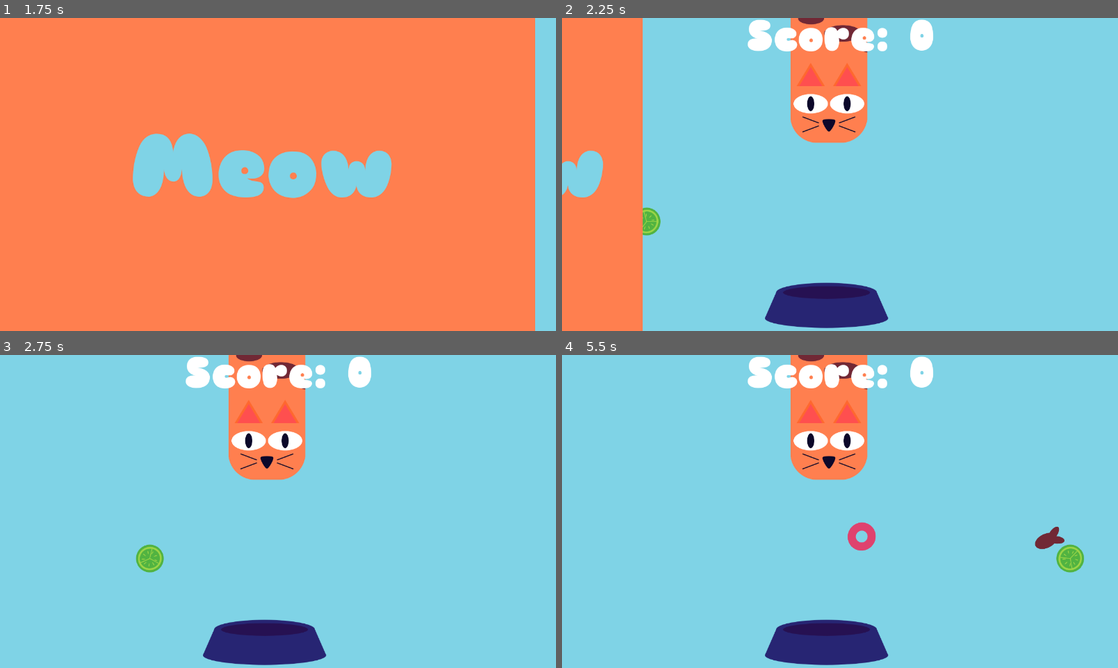
Above: before the commit, frames 1-4 (two rows, left to right).
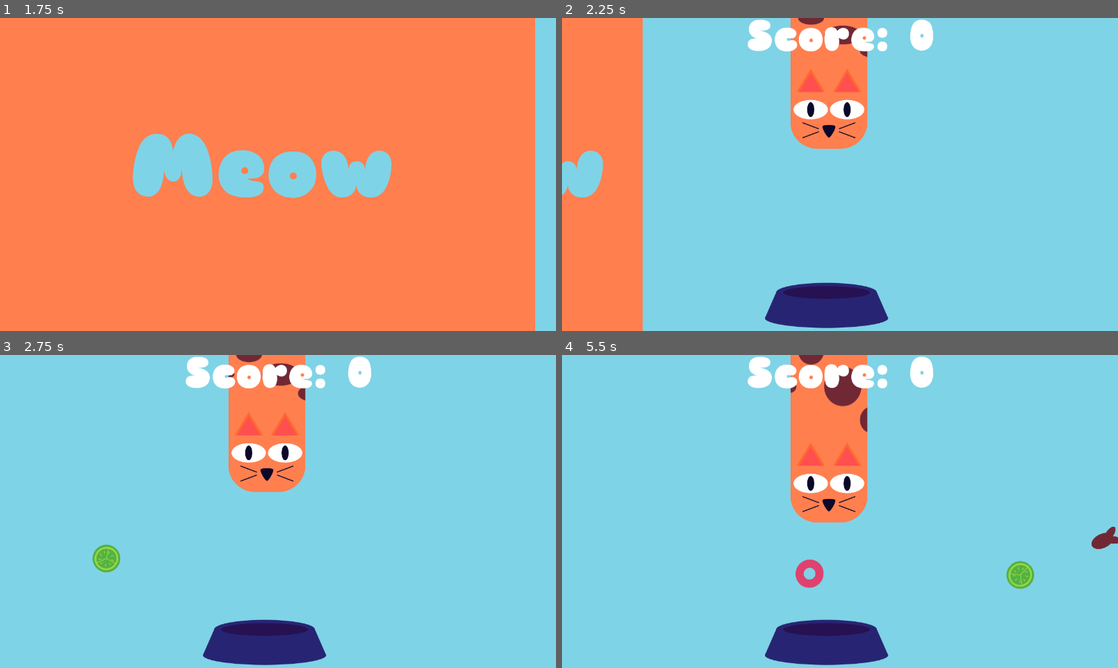
Above: after the commit, the same moments.

Repository: alexbernachi/GMTK-Game-Jam
Game: Godot game, scene res://scene/title_screen.tscn
Same seed, same stepped clock (60 frames per second), same inputs: the game is played once before the commit and once after it. Sound files missing from this copy of the repository are replaced by a short silence.
Inputs:
- Up to frame 1 (1.75 s): click "Meow" at 0.5 s; click "Credit" at 1.25 s
- Up to frame 2 (2.25 s): hold S (Decrease) from 2.03 s (still down)
- Up to frame 3 (2.75 s): keep holding S (Decrease); tap W (Increase) at 2.3 s
- Up to frame 4 (5.5 s): release S (Decrease) at 2.78 s; tap W (Increase) at 2.85, 3.8, 4.35, 5.3 s; tap S (Decrease) at 3.05, 4.55 s; hold S (Decrease) 3.53-4.28 s; hold S (Decrease) from 5.03 s (still down)

Frame 1 is identical in both runs. In frame 2, 1.8% of the frame differs, in the area x 14-55%, y 0-70%; in frame 3, 3.1%; in frame 4, 5.8%, in the area x 41-100%, y 0-75%.

Commit message:
1.0.12
add stretch sound effect for stretching
fix spawn point, now spawn outside
fix and clear some credits

Diff:
--- a/default_bus_layout.tres
+++ b/default_bus_layout.tres
@@ -1,6 +1,7 @@
 [gd_resource type="AudioBusLayout" format=3 uid="uid://137y2immidy7"]
 
 [resource]
+bus/0/send = &"New Bus"
 bus/1/name = &"Music"
 bus/1/solo = false
 bus/1/mute = false
--- a/project.godot
+++ b/project.godot
@@ -11,6 +11,7 @@
 [application]
 
 config/name="Cat Food Nab"
+config/version="1.2"
 run/main_scene="res://scene/title_screen.tscn"
 config/features=PackedStringArray("4.3", "GL Compatibility")
 config/icon="res://icon.svg"
@@ -26,6 +27,8 @@
 window/size/viewport_width=1280
 window/size/viewport_height=720
 window/stretch/mode="viewport"
+mouse_cursor/icon="res://icon.svg"
+mouse_cursor/version=""
 
 [input]
 
--- a/scene/credit.tscn
+++ b/scene/credit.tscn
@@ -54,23 +54,31 @@
 Developed by Galaxmii
 
 Color Pallette:
-Florentine24
+\"Florentine24\" - Haboo
+(Lospec.com)
 
 Sound Effect:
-Pixabay
+\"OneHmm-question.wav\" - esperar
+\"catmeow1\" - Yoyodaman234
+\"cat meow\" - tuberatanka
+\"carrotnom\" - j1987
+\"Cat Call (Meow)\" - Jofae
+(Pixabay.com)
 
 Music:
-\"ordinary (loop) -minimal piano\"
-HarumachiMusic
+\"ordinary (loop) -minimal piano\" - HarumachiMusic
+(Pixabay.com)
 
 Font:
-\"Sniglet\"
-The League of Moveable Type
+\"Sniglet\" - The League of Moveable Type
+(Font-collector.com)
 
 Also, Special Thank for help:
 Joybotics
 Ahoyitme
-Adscomics"
+Adscomics
+
+"
 horizontal_alignment = 1
 
 [node name="MarginContainer2" type="MarginContainer" parent="VBoxContainer"]
--- a/scene/player.gd
+++ b/scene/player.gd
@@ -5,12 +5,29 @@
 
 @onready var sprite_2d: Sprite2D = $Sprite2D
 
+@onready var stretch_audio = $StretchAudio
+@onready var de_stretch_audio = $DeStretchAudio
+
+
 @export var speed: float
+
+#region for value of cat
+# Col_position mean the Y_axis collision position
+# Spr_position mean the Y_axis of Cat head position
+# Icon_Scale mean the the Scale of Y_axis of cat body to stretch
 
 @export var Max_Col_position: float = -675.375
 @export var Max_Spr_position: float = -1024.5
 @export var Max_Icon_Scale: float = 6.34199
 
+@export var Min_Col_position = -25.375
+@export var Min_Spr_position = -374.5
+@export var Min_Icon_Scale = 1.142
+
+@export var Max_time_duration: float = 0.0
+@export var Min_time_duration: float = 0.0
+
+#endregion
 var Game_Over: bool = false
 
 func _ready() -> void:
@@ -21,23 +38,42 @@
 	if Game_Over:
 		return
 
+	var tween = create_tween()
+	tween.set_parallel(true)
+
 	if Input.is_action_pressed("Increase"):
-		sprite_2d.position.y -= speed
-		icon.scale.y += 0.2
-		collision_shape_2d.position.y -= speed
+		if Input.is_action_just_pressed("Increase"):
+			stretch_audio.playing = true
+		de_stretch_audio.playing = false
+		tween.tween_property(collision_shape_2d, "position:y", Max_Col_position, Max_time_duration).set_ease(Tween.EASE_IN)
+		tween.tween_property(sprite_2d, "position:y", Max_Spr_position, Max_time_duration).set_ease(Tween.EASE_IN)
+		tween.tween_property(icon, "scale:y", Max_Icon_Scale, Max_time_duration).set_ease(Tween.EASE_IN)
 
-	if Input.is_action_pressed("Decrease") and icon.scale.y > 1:
-		#scale.y -= 0.2
-		sprite_2d.position.y += speed
-		icon.scale.y -= 0.2
-		collision_shape_2d.position.y += speed
-		if icon.scale.y < 1:
-			icon.scale.y = 1
+	else:
+		if Input.is_action_just_released("Increase"):
+			de_stretch_audio.playing = true
+		stretch_audio.playing = false
+		tween.tween_property(collision_shape_2d, "position:y", Min_Col_position, Min_time_duration).set_ease(Tween.EASE_OUT)
+		tween.tween_property(sprite_2d, "position:y", Min_Spr_position, Min_time_duration).set_ease(Tween.EASE_OUT)
+		tween.tween_property(icon, "scale:y", Min_Icon_Scale, Min_time_duration).set_ease(Tween.EASE_OUT)
 
-	if sprite_2d.position.y < Max_Spr_position:
-		sprite_2d.position.y = Max_Spr_position
-		collision_shape_2d.position.y = Max_Col_position
-		icon.scale.y = Max_Icon_Scale
+	#if Input.is_action_pressed("Increase"):
+		#sprite_2d.position.y -= speed
+		#icon.scale.y += 0.2
+		#collision_shape_2d.position.y -= speed
+#
+	#if Input.is_action_pressed("Decrease") and icon.scale.y > 1:
+		##scale.y -= 0.2
+		#sprite_2d.position.y += speed
+		#icon.scale.y -= 0.2
+		#collision_shape_2d.position.y += speed
+		#if icon.scale.y < 1:
+			#icon.scale.y = 1
+	#
+	#if sprite_2d.position.y < Max_Spr_position:
+		#sprite_2d.position.y = Max_Spr_position
+		#collision_shape_2d.position.y = Max_Col_position
+		#icon.scale.y = Max_Icon_Scale
 		pass
 
 func Update_Lose():
--- a/scene/player.tscn
+++ b/scene/player.tscn
@@ -1,7 +1,9 @@
-[gd_scene load_steps=4 format=3 uid="uid://c1hpkvp1c7ap2"]
+[gd_scene load_steps=6 format=3 uid="uid://c1hpkvp1c7ap2"]
 
 [ext_resource type="Script" path="res://scene/player.gd" id="1_270p3"]
 [ext_resource type="Texture2D" uid="uid://c815cm0lmy3s6" path="res://Asset/SVG/Kitty.svg" id="2_dl1jl"]
+[ext_resource type="AudioStream" uid="uid://cqbuc1mht21ny" path="res://Asset/Sound/onehmm-questionwav.wav" id="3_bgq6j"]
+[ext_resource type="AudioStream" uid="uid://tk3v1oyyb2j3" path="res://Asset/Sound/onehmm-question-Reverse.wav" id="4_gxevy"]
 
 [sub_resource type="RectangleShape2D" id="RectangleShape2D_85vg7"]
 size = Vector2(329, 1050.25)
@@ -12,6 +14,8 @@
 collision_mask = 6
 script = ExtResource("1_270p3")
 speed = 25.0
+Max_time_duration = 0.2
+Min_time_duration = 0.6
 
 [node name="Icon" type="Sprite2D" parent="."]
 position = Vector2(0, -9.44941)
@@ -31,3 +35,11 @@
 [node name="CollisionShape2D" type="CollisionShape2D" parent="."]
 position = Vector2(-6.10352e-05, -25.375)
 shape = SubResource("RectangleShape2D_85vg7")
+
+[node name="StretchAudio" type="AudioStreamPlayer2D" parent="."]
+stream = ExtResource("3_bgq6j")
+pitch_scale = 1.24
+
+[node name="DeStretchAudio" type="AudioStreamPlayer2D" parent="."]
+stream = ExtResource("4_gxevy")
+pitch_scale = 0.87
--- a/scene/proto.gd
+++ b/scene/proto.gd
@@ -16,6 +16,7 @@
 var TimerSec:float
 var Rate_Set: int
 
+@export var X_Pos_offset: float = 100
 var X_Pos: float
 var X_side: int
 
@@ -39,6 +40,7 @@
 	Score_Label.text = "Score: 0"
 	randomize()
 
+
 	pass # Replace with function body.
 
 # Called every frame. 'delta' is the elapsed time since the previous frame.
@@ -52,7 +54,7 @@
 			print("increase speed")
 			return
 
-
+	#If the timer is done, it choose a side first then spawn, which later wait until timer done
 	if Spawner_Timer.is_stopped():
 		Side_Spawner()
 		Spawner()
@@ -90,17 +92,19 @@
 	pass
 
 func Side_Spawner():
+	var screensize = get_viewport().get_visible_rect().size
 	#automatically flip screen
 	X_side = randi_range(0, 1)
 
-	if X_side == 0:
-		X_Pos = 0
-	else:
-		X_Pos = 1250
-
-
-
-	pass
+	match X_side:
+		0:
+			X_Pos = (screensize.x - screensize.x) - X_Pos_offset
+			pass
+		1:
+			X_Pos = screensize.x + X_Pos_offset
+			pass
+		_:
+			push_warning("There no side to spawn")
 
 
 #Increase the rate of food when reach the total
--- a/scene/proto.tscn
+++ b/scene/proto.tscn
@@ -47,6 +47,7 @@
 [node name="Player" parent="." instance=ExtResource("2_0lkpj")]
 position = Vector2(614.5, 4)
 scale = Vector2(0.54, 0.54)
+Min_time_duration = 0.3
 
 [node name="SpawnerTimer" type="Timer" parent="."]
 wait_time = 1.5
@@ -86,6 +87,16 @@
 offset_top = 720.0
 offset_bottom = 720.0
 
+[node name="ColorRect" type="ColorRect" parent="Control"]
+z_index = -10
+layout_mode = 1
+anchors_preset = 15
+anchor_right = 1.0
+anchor_bottom = 1.0
+grow_horizontal = 2
+grow_vertical = 2
+color = Color(0.498039, 0.827451, 0.901961, 1)
+
 [node name="AnimationPlayer" type="AnimationPlayer" parent="."]
 libraries = {
 "": SubResource("AnimationLibrary_38ipm")
--- a/scene/scissor.gd
+++ b/scene/scissor.gd
@@ -41,28 +41,30 @@
 func Food_Randomizer():
 	var Random_Spawner = randi_range(1, 4)
 
-	if Random_Spawner == 1:
-		cat_food_1.visible = true
-	if Random_Spawner == 2:
-		cat_food_2.visible = true
-	if Random_Spawner == 3:
-		cat_food_3.visible = true
-	if Random_Spawner == 4:
-		cat_food_4.visible = true
+	match Random_Spawner:
+		1:
+			cat_food_1.visible = true
+		2:
+			cat_food_2.visible = true
+		3:
+			cat_food_3.visible = true
+		4:
+			cat_food_4.visible = true
 
 	return Random_Spawner
 
 func FoodRotation(target: int, delta: float):
 	if !Grab:
-		if target == 1:
-			cat_food_1.rotation += dir * delta
-		if target == 2:
-			cat_food_2.rotation += dir * delta
-		if target == 3:
-			cat_food_3.rotation += dir * delta
-		if target == 4:
-			cat_food_4.rotation += dir * delta
-	pass
+		match target:
+			1:
+				cat_food_1.rotation += dir * delta
+			2:
+				cat_food_2.rotation += dir * delta
+			3:
+				cat_food_3.rotation += dir * delta
+			4:
+				cat_food_4.rotation += dir * delta
+
 
 @warning_ignore("unused_parameter")
 func _on_body_entered(body):
Not shown, added: Asset/Sound/onehmm-question-Reverse.wav.import
Not shown, added: Asset/Sound/onehmm-questionwav.mp3.import
Not shown, added: Asset/Sound/onehmm-questionwav.wav.import
Not shown: 7 places in First Theme.tres that only renumber resources
Not shown, added: Asset/Sound/onehmm-question-Reverse.wav
Not shown, added: Asset/Sound/onehmm-questionwav.mp3
Not shown, added: Asset/Sound/onehmm-questionwav.wav
